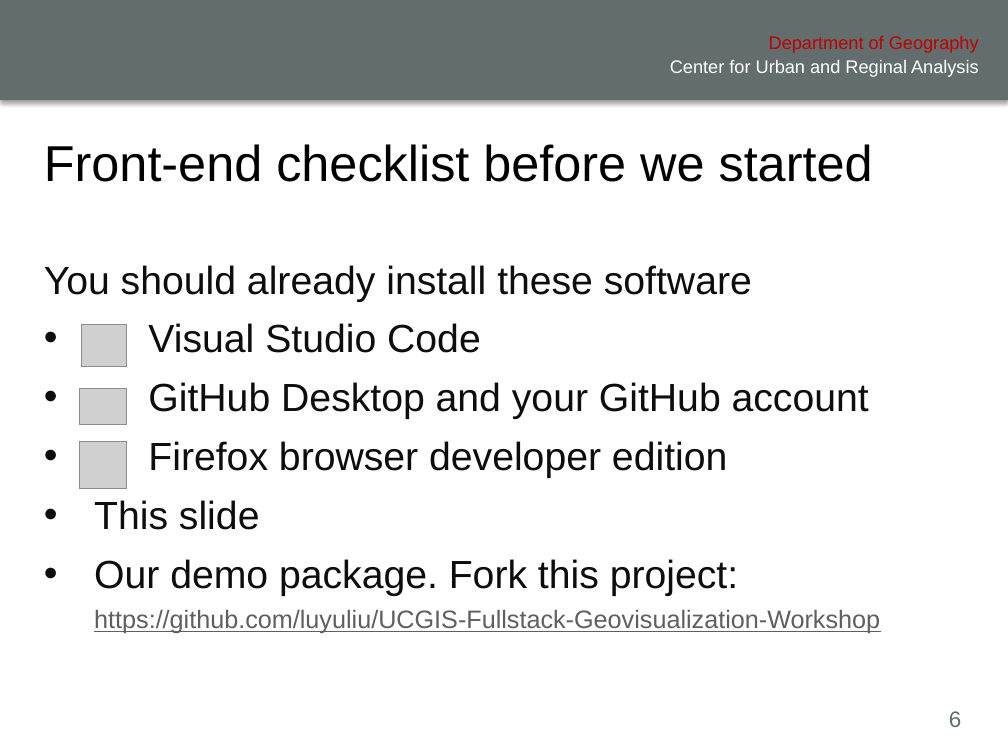
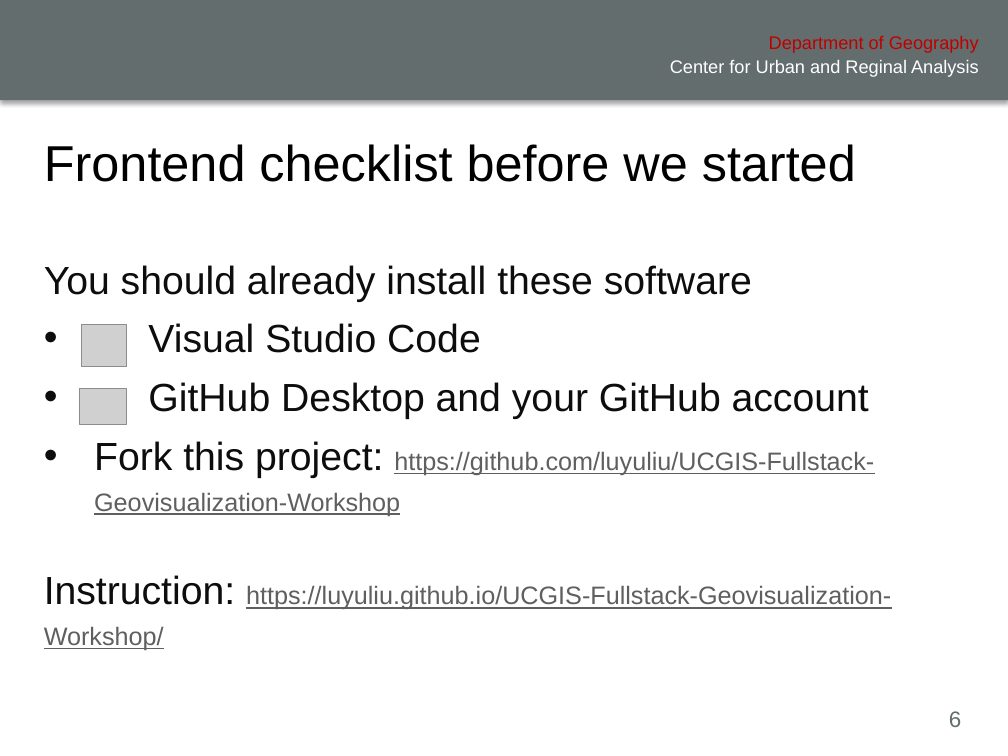
Before and after one commit to xiaohuiliugis/UCGIS-Fullstack-Geovisualization-Workshop, a slide deck: slide 6 of doc/presentation.pptx. Drawn at 1008x756 pixels with LibreOffice and Linux fonts; fonts in the diff are those of the drawing; grey boxes stand for pictures; background and template pictures are left out. Boxes give left, top, right and bottom in pixels: in the first picture for what was removed or moved away, otherwise in the second. Text is boxed around its words. In the diff, an @@ line names an element or a change of style, - is before the commit and + after.

Commit message:
Update PPT

```diff
--- a/doc/presentation.pptx
+++ b/doc/presentation.pptx
@@ title at box(44, 144, 856, 182): text changed @@
-Front-end checklist before we started
+Frontend checklist before we started
@@ text at box(44, 441, 891, 650): text changed; size 28 to 18 pt; text colour #0D0D0D to #5F5F5F @@
-• Firefox browser developer edition
-• This slide
-• Our demo package. Fork this project: https://github.com/luyuliu/UCGIS-Fullstack-Geovisualization-Workshop
+• Fork this project: https://github.com/luyuliu/UCGIS-Fullstack-Geovisualization-Workshop
+Instruction: https://luyuliu.github.io/UCGIS-Fullstack-Geovisualization-Workshop/
@@ picture removed at box(80, 442, 127, 489) @@
```
Also in this commit, not shown: 12 other slides changed, 1 other file.
